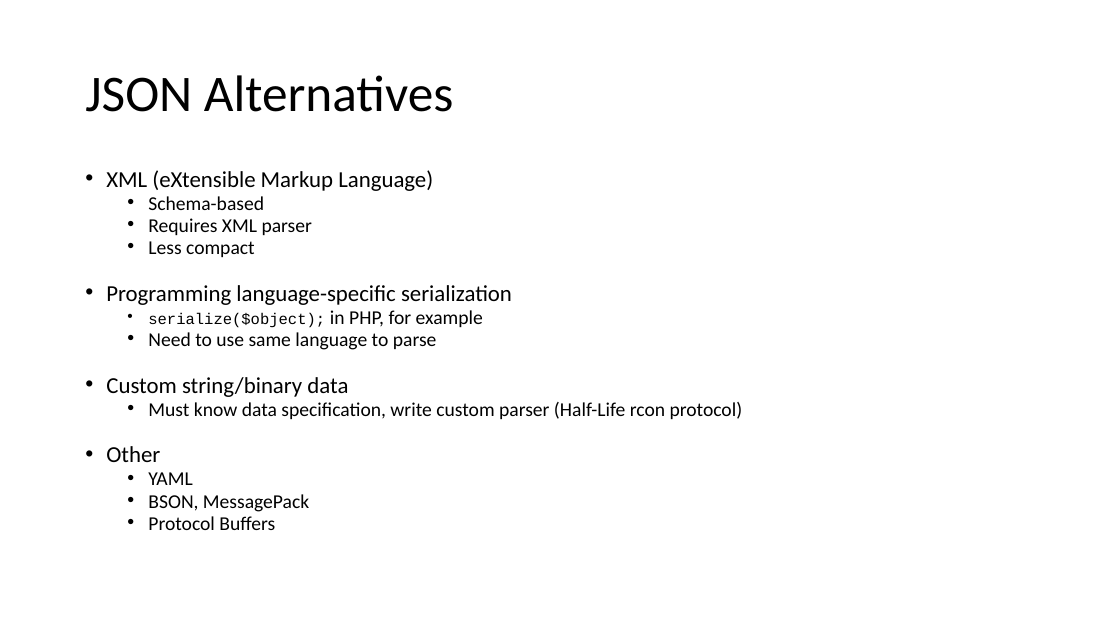
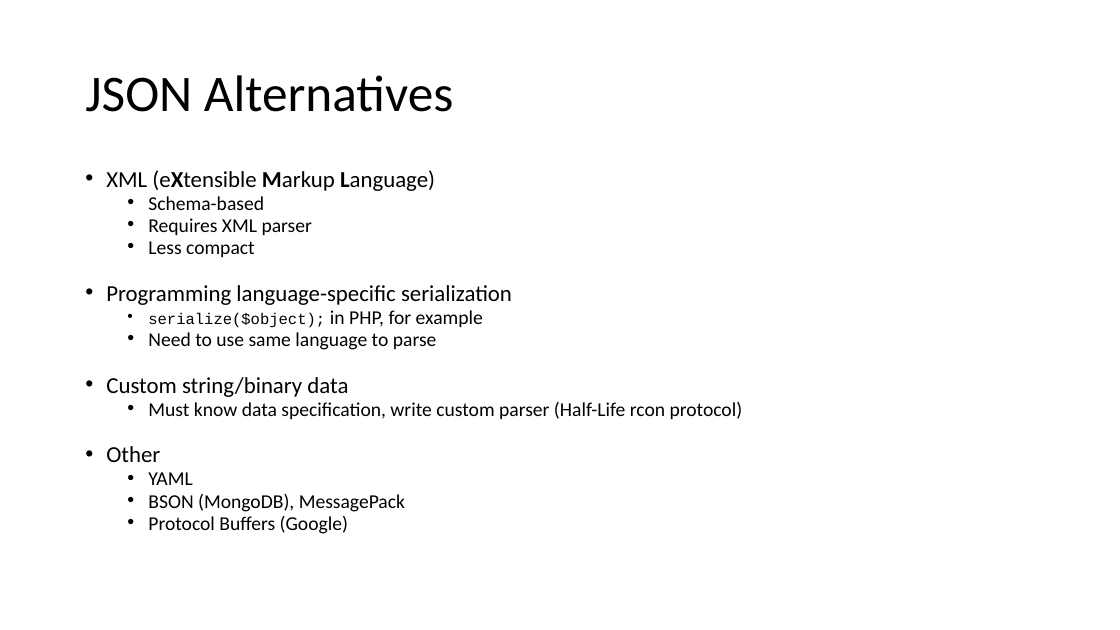
Before and after one commit to jasonroman/sloan-2018, a slide deck: slide 9 of presentation/rest-api-json-graphing.pptx (slide 8 before the commit). Drawn at 1120x630 pixels with LibreOffice and Linux fonts; fonts in the diff are those of the drawing. Boxes give left, top, right and bottom in pixels: in the first picture for what was removed or moved away, otherwise in the second. Text is boxed around its words. In the diff, an @@ line names an element or a change of style, - is before the commit and + after.

```diff
--- a/presentation/rest-api-json-graphing.pptx
+++ b/presentation/rest-api-json-graphing.pptx
@@ text at <box>106,170,435,191</box>: bold on in "(eXtensible Markup Language)" @@
@@ text at <box>148,494,405,534</box>: text changed @@
-  • BSON, MessagePack
-  • Protocol Buffers
+  • BSON (MongoDB), MessagePack
+  • Protocol Buffers (Google)
```
Also in this commit, not shown: 5 other slides changed, 1 slide added, 15 other files.
